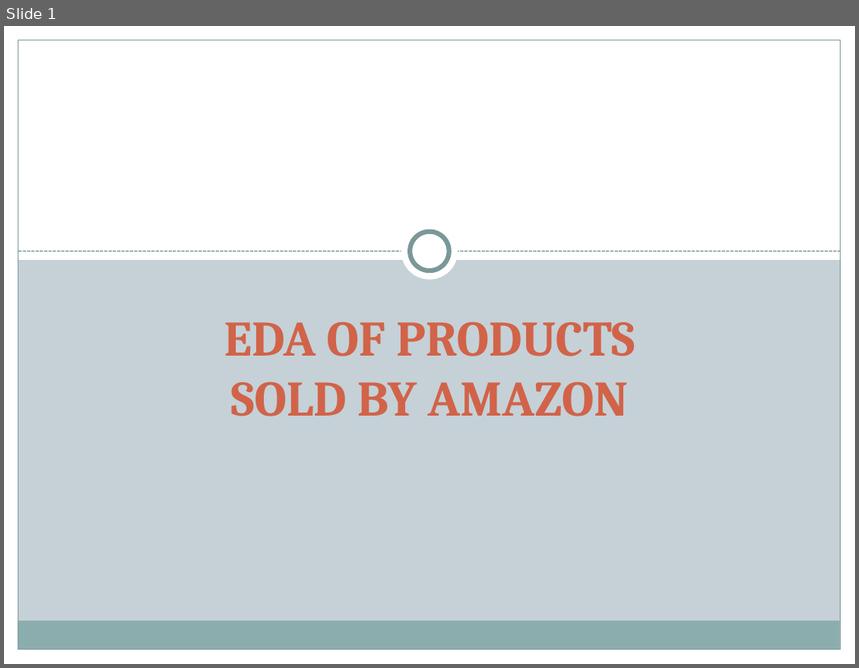
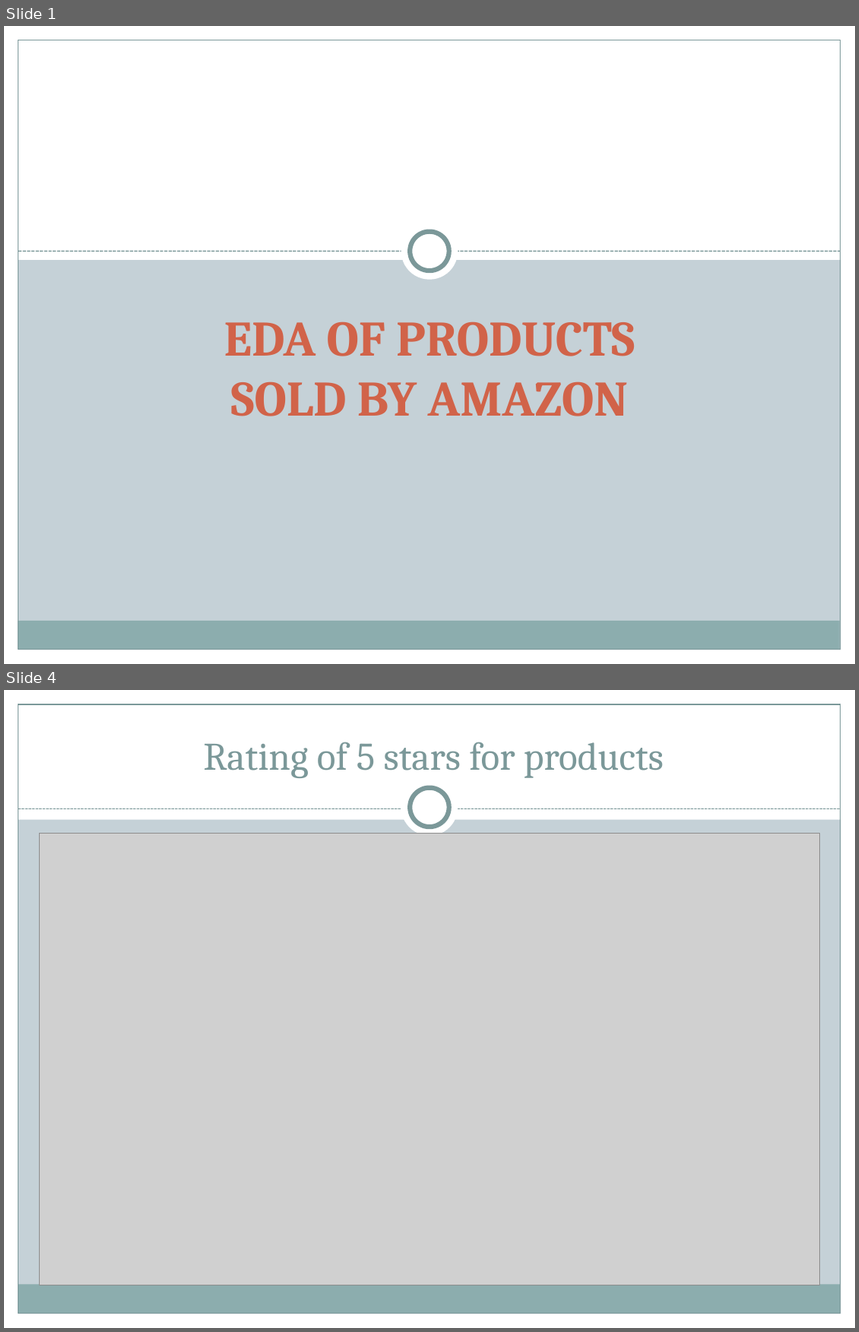
Before and after one commit to AshaSharmaGitHub/CDF-Project, a slide deck: Project-PPT.pptx. Shown one above the other, each under a label of ours: slide 1 before the commit, slides 1 and 4 after it; the slides between them are not shown. The pictures are 859x668 and 859x1332 pixels, drawn with LibreOffice and Linux fonts; fonts in the diff are those of the drawing; grey boxes stand for pictures. Boxes give left, top, right and bottom in pixels: in the first picture for what was removed or moved away, otherwise in the second. Text is boxed around its words. In the diff, an @@ line names an element or a change of style, - is before the commit and + after.

```diff
--- a/Project-PPT.pptx
+++ b/Project-PPT.pptx
@@ slide 4 added at (4,690,855,1328), background #C5D1D7; not listed: 5 template elements that a slide beside it also shows @@
@@ rectangle added at (4,690,855,819), fill #FFFFFF @@
@@ title added at (203,742,664,778), 33 pt, text #7C999A @@
+Rating of 5 stars for products
@@ ellipse added at (401,780,458,837), fill #FFFFFF @@
@@ ellipse added at (410,788,449,827), fill #FFFFFF, outline #7C999A 4 pt @@
@@ line added from (18, 809) to (841, 809), #7C999A 0.75 pt dashed @@
@@ picture added at (40,834,820,1286) @@
```
Also in this commit, not shown: 5 other slides added, 1 slide removed.
